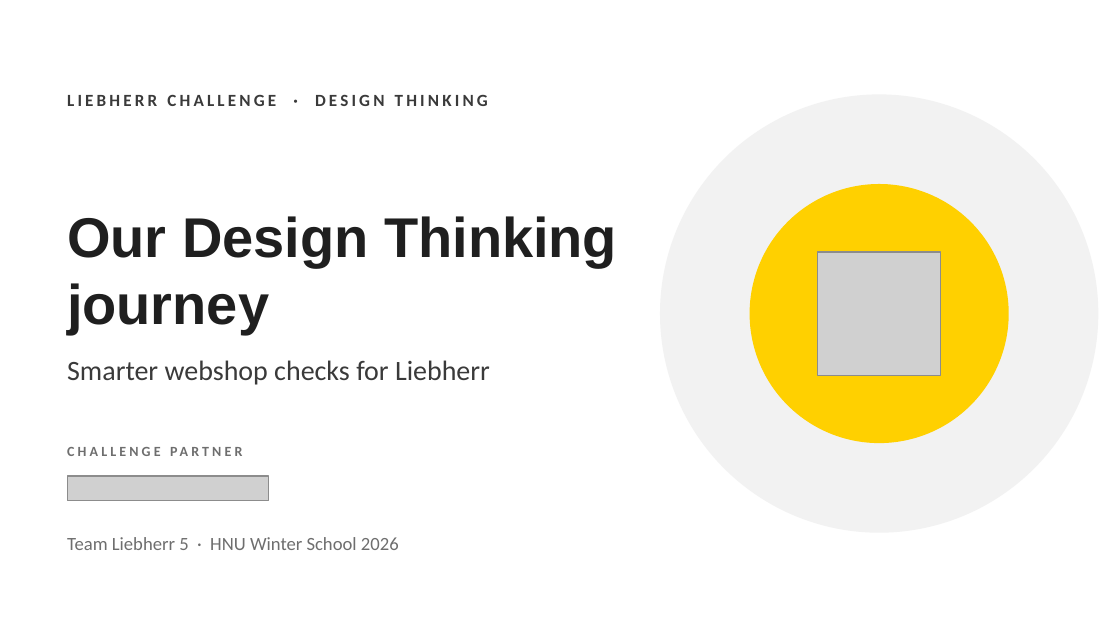
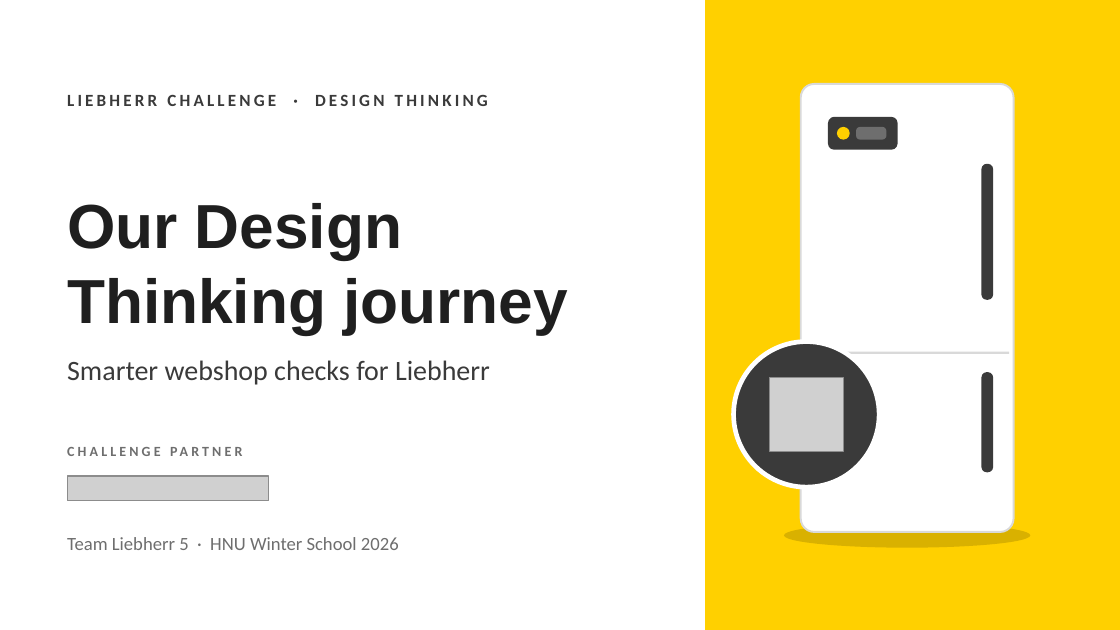
Before and after one commit to niv1999/liebherr-hackathon-2026, a slide deck: slide 1 of Liebherr5_DesignThinking_Journey.pptx. Drawn at 1120x630 pixels with LibreOffice and Linux fonts; fonts in the diff are those of the drawing; grey boxes stand for pictures. Boxes give left, top, right and bottom in pixels: in the first picture for what was removed or moved away, otherwise in the second. Text is boxed around its words. In the diff, an @@ line names an element or a change of style, - is before the commit and + after.

```diff
--- a/Liebherr5_DesignThinking_Journey.pptx
+++ b/Liebherr5_DesignThinking_Journey.pptx
@@ rectangle added at (706, 0, 1120, 629), fill #FFD000, outline #FFD000 1 pt @@
@@ rounded rectangle added at (801, 84, 1014, 532), fill #FFFFFF, outline #D9D9D9 1.25 pt @@
@@ ellipse removed at (661, 95, 1098, 532) @@
@@ rounded rectangle added at (829, 118, 897, 149), fill #3A3A3A, outline #3A3A3A 1 pt @@
@@ text "Our Design Thinking journey": place and size @@
-text "Our Design Thinking journey" at (67, 216, 617, 334)
+text "Our Design Thinking journey" at (67, 203, 567, 334)
@@ text "Our Design Thinking journey" at (67, 203, 567, 334): size 36 to 40 pt @@
@@ ellipse added at (838, 128, 849, 139), fill #FFD000, outline #FFD000 1 pt @@
@@ rounded rectangle added at (857, 128, 886, 139), fill #6E6E6E, outline #6E6E6E 1 pt @@
@@ rounded rectangle added at (982, 165, 992, 299), fill #3A3A3A, outline #3A3A3A 1 pt @@
@@ ellipse removed at (750, 185, 1008, 442) @@
@@ picture removed at (818, 252, 941, 375) @@
@@ ellipse added at (734, 342, 879, 487), fill #3A3A3A, outline #FFFFFF 3 pt @@
@@ line added from (805, 353) to (1009, 353), #D9D9D9 1.5 pt @@
@@ picture added at (769, 377, 843, 451) @@
@@ rounded rectangle added at (982, 373, 992, 472), fill #3A3A3A, outline #3A3A3A 1 pt @@
@@ ellipse added at (784, 523, 1030, 548), fill #000000 at 15% opacity @@
```
Also in this commit, not shown: 15 other slides changed, 5 slides added, 1 other file.
